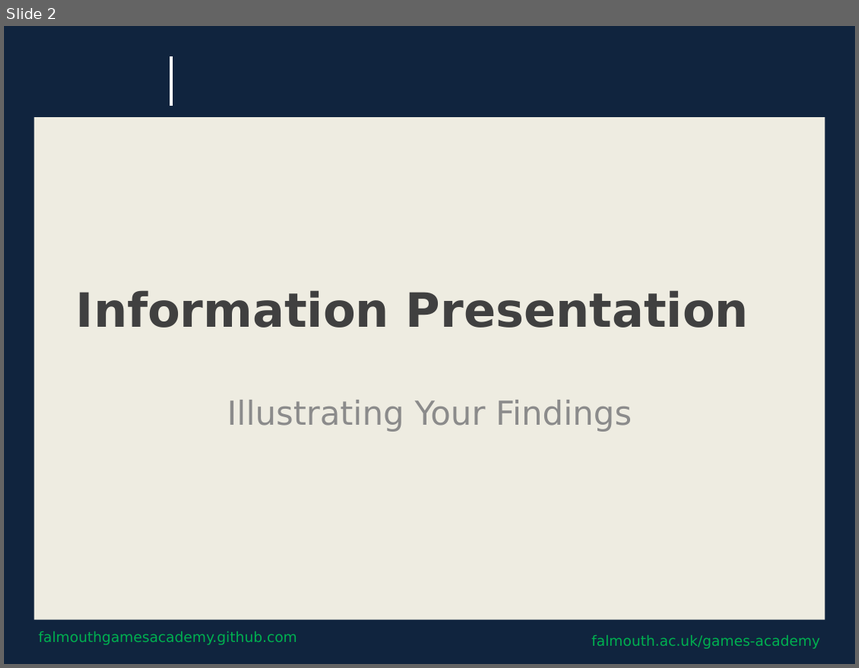
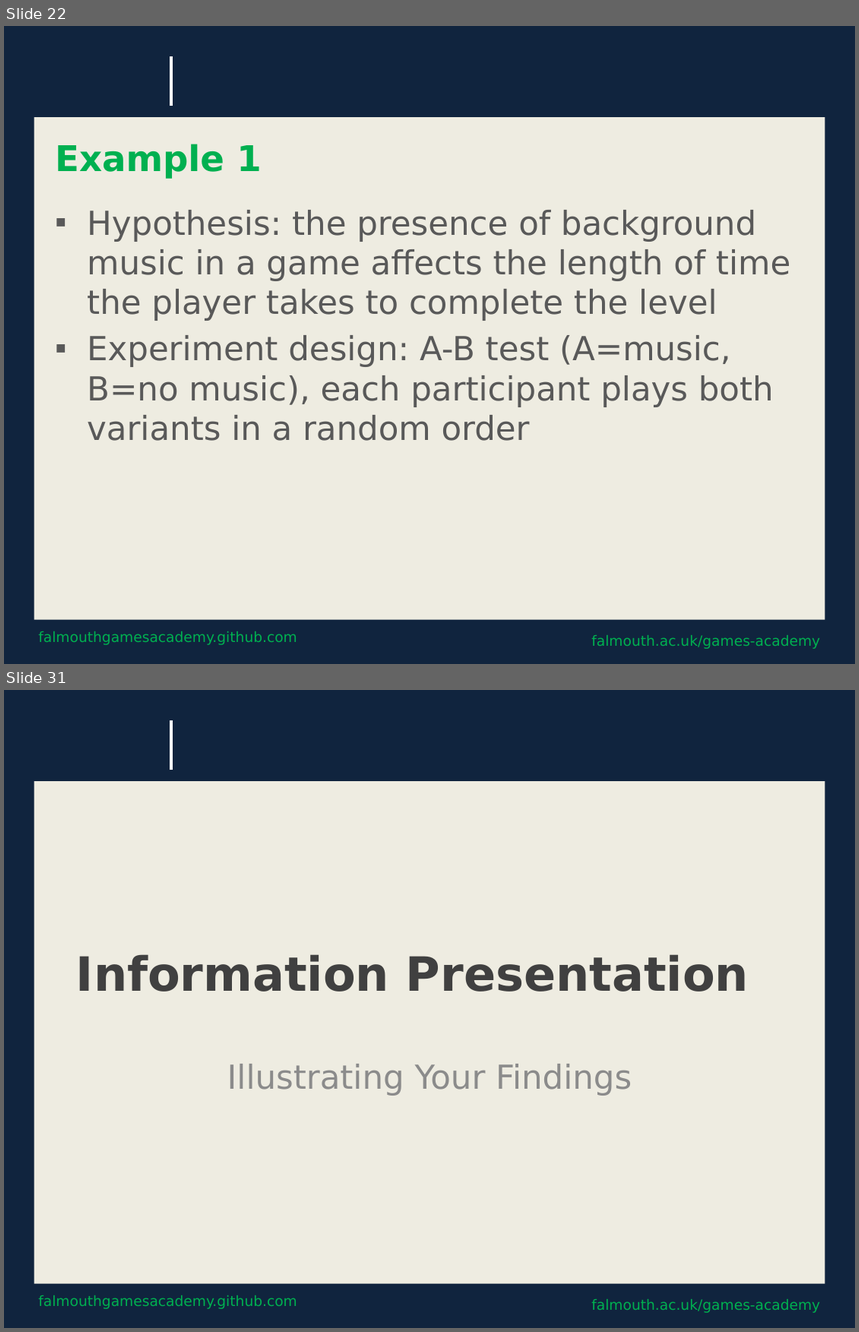
Before and after one commit to Falmouth-Games-Academy/bsc-course-materials, a slide deck: COMP320/10/2019-20-COMP320-10-session-materials.pptx. Shown one above the other, each under a label of ours: slide 2 before the commit, slides 22 and 31 after it; the slides between them are not shown. The pictures are 859x668 and 859x1332 pixels, drawn with LibreOffice and Linux fonts; fonts in the diff are those of the drawing; background and template pictures are left out. Boxes give left, top, right and bottom in pixels: in the first picture for what was removed or moved away, otherwise in the second. Text is boxed around its words. In the diff, an @@ line names an element or a change of style, - is before the commit and + after.

```diff
--- a/COMP320/10/2019-20-COMP320-10-session-materials.pptx
+++ b/COMP320/10/2019-20-COMP320-10-session-materials.pptx
@@ slide 22 added at [4,26,855,664], background #0F243E; not listed: 4 template elements that a slide beside it also shows @@
@@ title added at [55,144,261,179], 30 pt, text #00B050, bold @@
+Example 1
@@ text added at [87,210,791,441], 28 pt, text #595959 @@
+▪ Hypothesis: the presence of background music in a game affects the length of time the player takes to complete the level
+▪ Experiment design: A-B test (A=music, B=no music), each participant plays both variants in a random order
@@ what was slide 2 is now slide 31 @@
```
Also in this commit, not shown: 28 other slides added, 2 other files.
